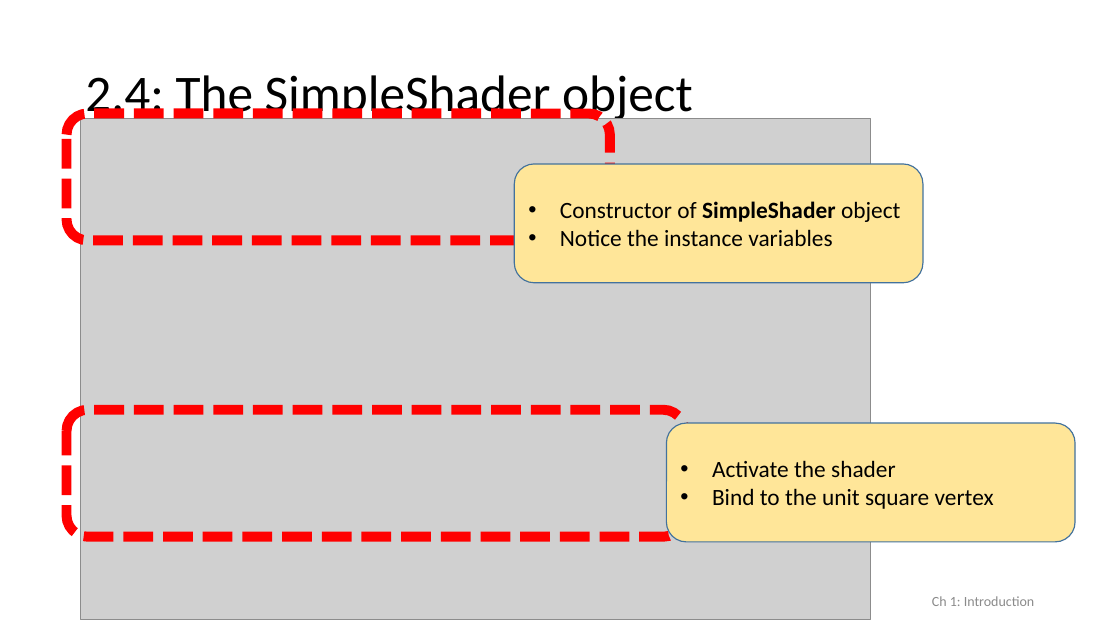
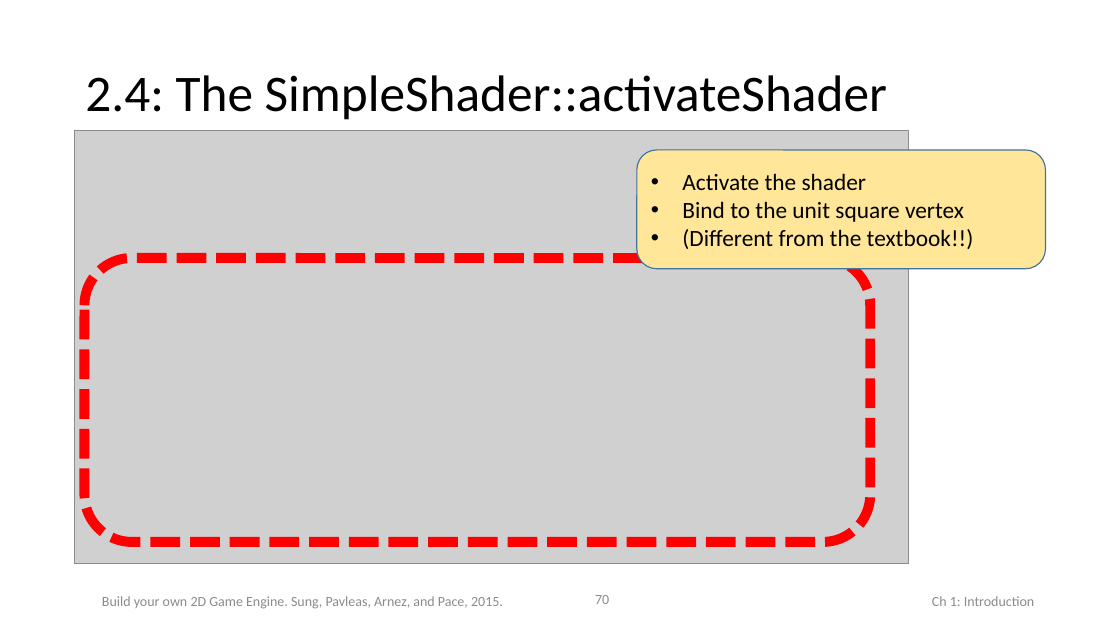
Before and after one commit to Apress/build-your-own-2d-game-engine, a slide deck: slide 70 of AdditionalMaterials/BookPPTs/Chap2.pptx. Drawn at 1120x630 pixels with LibreOffice and Linux fonts; fonts in the diff are those of the drawing; grey boxes stand for pictures. Boxes give left, top, right and bottom in pixels: in the first picture for what was removed or moved away, otherwise in the second. Text is boxed around its words. In the diff, an @@ line names an element or a change of style, - is before the commit and + after.

Commit message:
Udpate: 2.4 SimpleShader::ActivateShader

```diff
--- a/AdditionalMaterials/BookPPTs/Chap2.pptx
+++ b/AdditionalMaterials/BookPPTs/Chap2.pptx
@@ title at box(85, 75, 887, 120): text changed @@
-2.4: The SimpleShader object
+2.4: The SimpleShader::activateShader
@@ rounded rectangle removed at box(66, 113, 610, 240) @@
@@ picture: place and size @@
-picture at box(81, 118, 870, 619)
+picture at box(75, 131, 909, 564)
@@ rounded rectangle removed at box(514, 164, 923, 282) @@
-• Constructor of SimpleShader object
-• Notice the instance variables
@@ rounded rectangle "Activate the shader": place and size @@
-rounded rectangle "Activate the shader" at box(666, 423, 1075, 542)
+rounded rectangle "Activate the shader" at box(637, 150, 1045, 269)
@@ text in rounded rectangle at box(682, 229, 974, 249): paragraph added @@
+• (Different from the textbook!!)
@@ rounded rectangle: place and size @@
-rounded rectangle at box(66, 410, 685, 537)
+rounded rectangle at box(85, 258, 870, 542)
@@ text added at box(102, 596, 503, 609), 12 pt, text #8C8C8C @@
+Build your own 2D Game Engine. Sung, Pavleas, Arnez, and Pace, 2015.
@@ page number added at box(595, 595, 609, 604), 12 pt, text #8C8C8C @@
+70
```
Also in this commit, not shown: 3 other slides changed.
